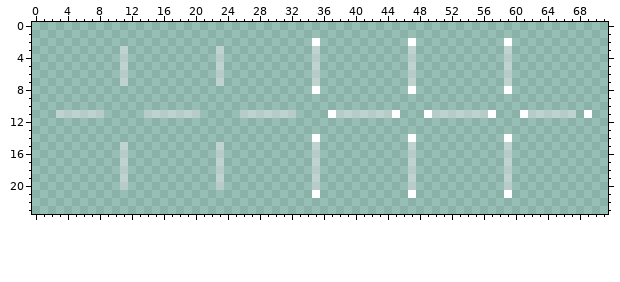
Edited in one commit: pixel-art file (res/inventory.ase). Above is the file before it was changed.
72x24 pixels, 1 frame. Pixels under 10% opacity are left out.
The result:
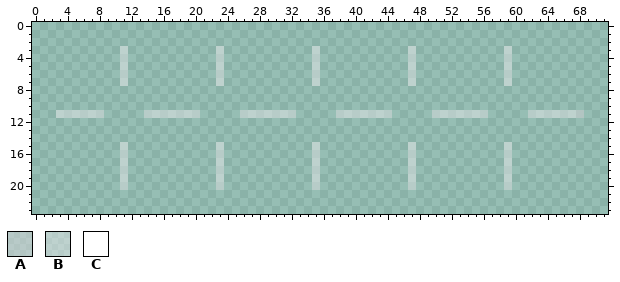
Palette (. is transparent): A #d4d4d88b  B #e6e6e87e  C #ffffff
From old to new:
Changed rows in their new state; - is an unchanged pixel.
Layer "Layer 2":
first column x 35:
 2 .-----------.-----------.
first column x 35:
 8 .-----------.-----------.----------
11 --.-------.---.-------.---.------A.
14 .-----------.-----------.----------
first column x 35:
21 .-----------.-----------.
